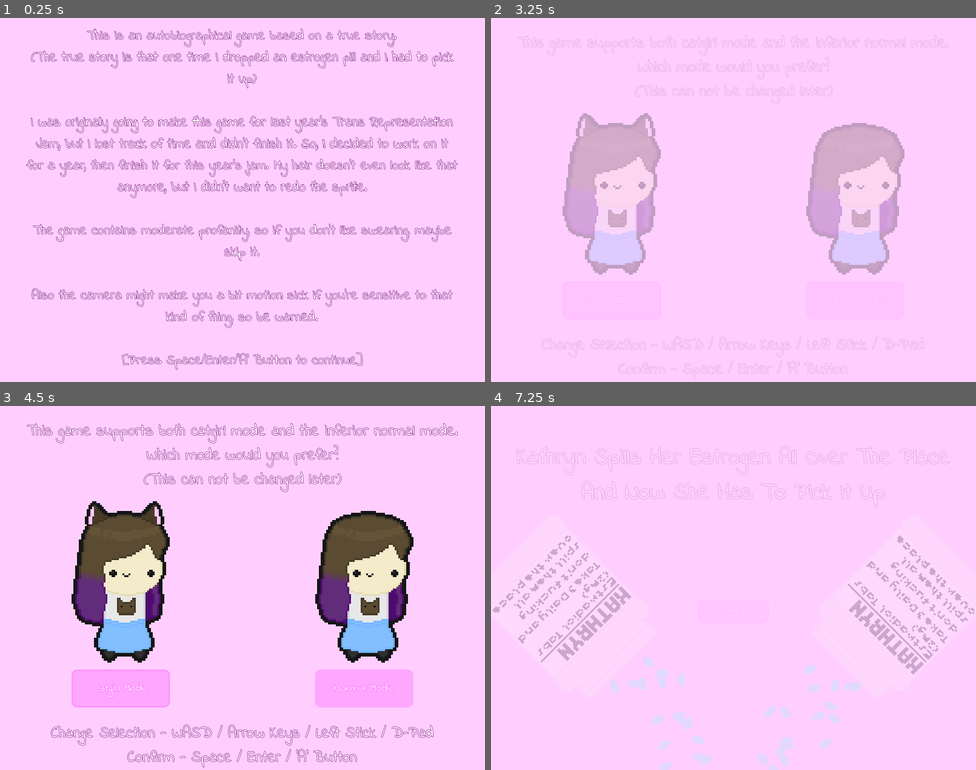
Above: before the commit, frames 1-4 (two rows, left to right).
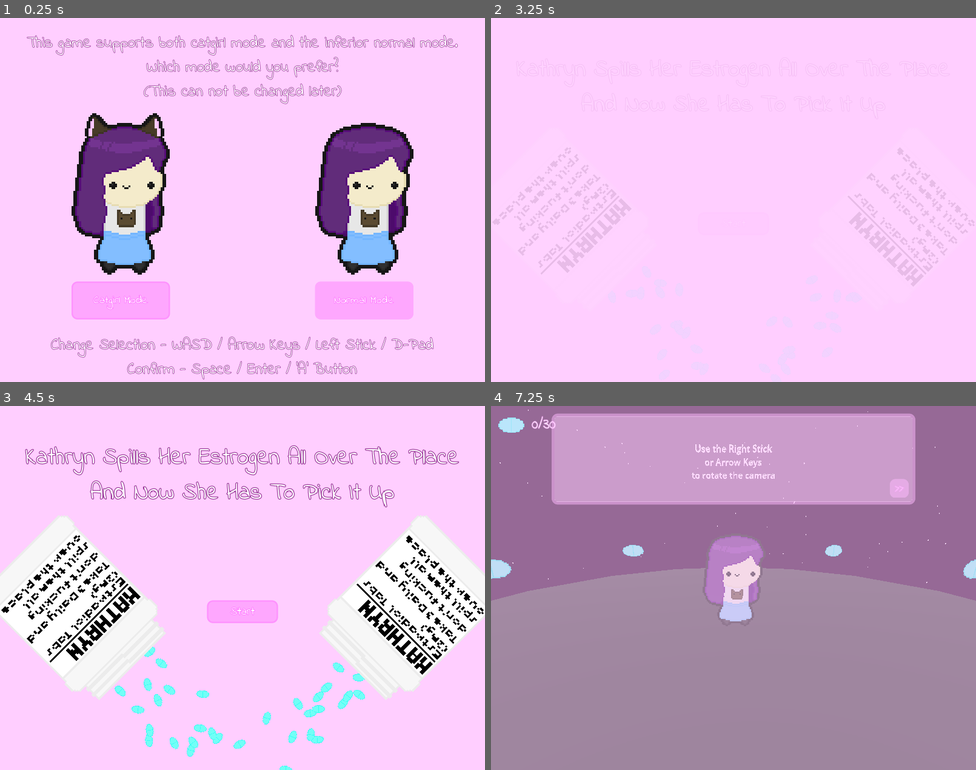
Above: after the commit, the same moments.

Repository: KittyMcTophat/Kathryn-Spills-Her-Estrogen
Game: Godot game, scene res://UI/catgirl_mode_select.tscn
The game is run twice, just before and just after one commit, with the same random seed, the same clock (stepped at 60 frames per second) and the same inputs. Before the commit the project starts from res://UI/disclaimer.tscn.
Inputs (mouse positions are in pixels of both pictures, inside the frame that each line leads up to):
- Up to frame 1 (0.25 s): no input
- Up to frame 2 (3.25 s): click (854, 301) at 0.5 s, where only the run after the commit has a clickable "Normal Mode"; click (854, 301) at 1.25 s, where only the run after the commit has a clickable "Normal Mode"; click (612, 301) at 2 s, where only the run after the commit has a clickable "Catgirl Mode"; tap Enter at 2.75 s; hold D (move_right) from 2.78 s (still down); hold Space (jump) from 2.78 s (still down); tap E (interact) at 2.85 s
- Up to frame 3 (4.5 s): release D (move_right) at 3.5 s; release Space (jump) at 3.5 s; click (242, 613) at 3.5 s, where only the run after the commit has a clickable "Start"; click (242, 613) at 4.25 s, where only the run after the commit has a clickable "Start"
- Up to frame 4 (7.25 s): click "Normal Mode" (after the commit: "Start") at 5 s; click "Normal Mode" (after the commit: "Start") at 5.75 s; hold S (move_down) from 6.53 s (still down); tap Space (jump) at 6.6, 6.77, 7.07 s; tap E (interact) at 6.8 s

The runs differ from the first frame. In frame 1, 28% of the frame differs, in the area x 5-95%, y 2-100%; in frame 2, 11%; in frame 3, 37%; in frame 4, 99%, in the area x 0-100%, y 0-100%.

Commit message:
Dear god, I did a lot of shit here

Diff:
--- a/Characters/Actor.gd
+++ b/Characters/Actor.gd
@@ -12,12 +12,17 @@
 
 var gravity_scale : float = 1.0;
 var gravity : Vector3 = Vector3.ZERO;
+
+var _cached_velocity : Vector3 = Vector3.ZERO;
 var local_velocity : Vector3 = Vector3.ZERO:
 	set(value):
 		velocity = global_transform.basis * value;
+		_cached_velocity = velocity;
 		local_velocity = value;
 	get:
-		local_velocity = global_transform.basis.transposed() * velocity;
+		if _cached_velocity != velocity:
+			_cached_velocity = velocity;
+			local_velocity = global_transform.basis.transposed() * velocity;
 		return local_velocity;
 
 func _physics_process(delta : float):
--- a/Levels/Level0.tscn
+++ b/Levels/Level0.tscn
@@ -1,17 +1,18 @@
-[gd_scene load_steps=37 format=3 uid="uid://dbl631ri3d5bb"]
-
+[gd_scene load_steps=51 format=3 uid="uid://dbl631ri3d5bb"]
+
+[ext_resource type="Script" path="res://Levels/LevelController.gd" id="1_707yu"]
 [ext_resource type="Script" path="res://UI/Textbox/Dialogue.gd" id="1_why4g"]
 [ext_resource type="PackedScene" uid="uid://cc868qqaqlf4w" path="res://Characters/Kathryn/kathryn.tscn" id="2_p423e"]
+[ext_resource type="Script" path="res://Objects/Misc/DialogueStarter.gd" id="2_y7eg0"]
 [ext_resource type="Script" path="res://Objects/Misc/KillPlane.gd" id="3_gpt1a"]
 [ext_resource type="PackedScene" uid="uid://4cnl51ssv2ru" path="res://Objects/Estrogen/estrogen.tscn" id="4_o1ltq"]
 [ext_resource type="Script" path="res://Characters/PointAtCamera.gd" id="5_ilxiv"]
-
-[sub_resource type="GDScript" id="GDScript_srx46"]
-script/source = "extends Node3D
-
-func _ready():
-	Global.ui_control.show();
-"
+[ext_resource type="Script" path="res://Objects/Interactable/InteractionArea.gd" id="8_1cbdd"]
+[ext_resource type="Script" path="res://Objects/Estrogen/EstrogenTracker.gd" id="8_aornh"]
+[ext_resource type="Texture2D" uid="uid://de5vf4in3bgcj" path="res://Objects/Misc/Sign.png" id="8_hgnu0"]
+[ext_resource type="Texture2D" uid="uid://btsavxgwpf24j" path="res://Objects/Misc/Exclamation Mark.png" id="8_mlxx5"]
+[ext_resource type="Script" path="res://Objects/Misc/SceneLoader.gd" id="9_ituuc"]
+[ext_resource type="AudioStream" uid="uid://dbvk450jdn6g6" path="res://Objects/Misc/Sign Explode.wav" id="11_a21pi"]
 
 [sub_resource type="ProceduralSkyMaterial" id="ProceduralSkyMaterial_83jgh"]
 sky_horizon_color = Color(0.64625, 0.655657, 0.670833, 1)
@@ -46,20 +47,6 @@
 
 [sub_resource type="SphereShape3D" id="SphereShape3D_ctdqj"]
 radius = 6.0
-
-[sub_resource type="GDScript" id="GDScript_rmjpr"]
-script/source = "extends Node
-
-@export var dialogue : Dialogue = null;
-
-static var showed_dialogue : bool = false;
-
-func _process(_delta):
-	if !showed_dialogue:
-		Global.textbox.start_dialogue(dialogue);
-		showed_dialogue = true;
-	queue_free();
-"
 
 [sub_resource type="Resource" id="Resource_fw658"]
 script = ExtResource("1_why4g")
@@ -195,39 +182,76 @@
 [sub_resource type="StandardMaterial3D" id="StandardMaterial3D_e0pud"]
 albedo_color = Color(1, 1, 0.619608, 1)
 
+[sub_resource type="TextMesh" id="TextMesh_rb4cq"]
+text = "Use E or the X Button
+Near things you want to
+Interact with"
+
+[sub_resource type="QuadMesh" id="QuadMesh_mbb60"]
+size = Vector2(0.32, 0.32)
+
+[sub_resource type="StandardMaterial3D" id="StandardMaterial3D_sqix3"]
+transparency = 2
+alpha_scissor_threshold = 0.5
+alpha_antialiasing_mode = 0
+albedo_texture = ExtResource("8_mlxx5")
+texture_filter = 0
+billboard_mode = 2
+
+[sub_resource type="QuadMesh" id="QuadMesh_lycgc"]
+size = Vector2(0.5, 0.5)
+
+[sub_resource type="StandardMaterial3D" id="StandardMaterial3D_4phsm"]
+transparency = 2
+alpha_scissor_threshold = 0.5
+alpha_antialiasing_mode = 0
+albedo_texture = ExtResource("8_hgnu0")
+texture_filter = 0
+billboard_mode = 2
+
+[sub_resource type="SphereShape3D" id="SphereShape3D_gecje"]
+radius = 0.75
+
+[sub_resource type="Resource" id="Resource_atlit"]
+script = ExtResource("1_why4g")
+text_sequence = Array[String](["Sign:
+WARNING!", "Sign:
+Due to inflation, this planet has had to reduce the radius of its gravity to maintain profitablility.", "Sign:
+You'll probably just fall right off if you jump.", "Kathryn:
+That's...", "Kathryn:
+That's not how inflation works...", "Kathryn:
+Or gravity...", "Sign:
+This sign will now self destruct.", "Kathryn:
+Why?", "Sign:
+...", "Sign:
+Fuck you."])
+
+[sub_resource type="StandardMaterial3D" id="StandardMaterial3D_u2rrd"]
+albedo_color = Color(0, 0, 0, 1)
+
+[sub_resource type="SphereMesh" id="SphereMesh_rhr83"]
+material = SubResource("StandardMaterial3D_u2rrd")
+radius = 0.1
+height = 0.2
+radial_segments = 8
+rings = 8
+
+[sub_resource type="Curve" id="Curve_x5uhj"]
+_data = [Vector2(0, 1), 0.0, 0.0361469, 0, 0, Vector2(1, 0), -2.42667, 0.0, 0, 0]
+point_count = 2
+
 [sub_resource type="SphereShape3D" id="SphereShape3D_jquql"]
 radius = 3.0
-
-[sub_resource type="TextMesh" id="TextMesh_rb4cq"]
-text = "Use E or the X Button
-To interact when you see
-an exclamation mark"
-
-[sub_resource type="GDScript" id="GDScript_8avll"]
-script/source = "extends Node
-
-@export_file(\"*.tscn\") var next_scene : String = \"\";
-@export var dialogue : Dialogue = null;
-
-func _ready():
-	Global.estrogen_counter.estrogen_changed.connect(_estrogen_count_changed);
-
-func _estrogen_count_changed(value : int):
-	if Global.estrogen_counter.max_estrogen == value:
-		Global.textbox.start_dialogue(dialogue);
-		await Global.textbox.dialogue_finished;
-		Global.fade_to_scene_path(next_scene);
-"
 
 [sub_resource type="Resource" id="Resource_nfd6b"]
 script = ExtResource("1_why4g")
 text_sequence = Array[String](["Kathryn:
 That looks like all the estrogen here...", "Kathryn:
 But I definitely had more than 30 pills with me.", "Kathryn:
-I guess I'll go look in another nearby part of space...", "IF YOU SEE THIS DIALOGUE, I'M A DUMBASS WHO FORGOT TO REMOVE IT AND ADD MORE LEVELS"])
+I guess I'll go look in another nearby part of space...", "THIS IS THE ONLY LEVEL SO FAR, HOPE I ADD MORE LATER"])
 
 [node name="Level0" type="Node3D"]
-script = SubResource("GDScript_srx46")
+script = ExtResource("1_707yu")
 
 [node name="Environment" type="Node" parent="."]
 
@@ -295,7 +319,8 @@
 transform = Transform3D(1, 0, 1.49012e-08, 0, 1, 0, 1.49012e-08, -8.9407e-08, 1, 0, 0, 0)
 
 [node name="StartingDialogue" type="Node" parent="."]
-script = SubResource("GDScript_rmjpr")
+script = ExtResource("2_y7eg0")
+on_ready = true
 dialogue = SubResource("Resource_fw658")
 
 [node name="KillPlanes" type="Node" parent="."]
@@ -542,7 +567,7 @@
 [node name="CSGTorus3D" type="CSGTorus3D" parent="EndPlanet/CSGSphere3D"]
 transform = Transform3D(0.965926, 0.0647048, 0, -0.258819, 0.241481, 0, 0, 0, 1, 0, 0.5, 0)
 inner_radius = 3.4
-outer_radius = 4.75
+outer_radius = 5.0
 sides = 16
 ring_sides = 5
 smooth_faces = false
@@ -562,6 +587,61 @@
 
 [node name="Estrogen" parent="EndPlanet/CSGSphere3D" instance=ExtResource("4_o1ltq")]
 transform = Transform3D(-0.707107, -0.707107, 0, 0.707107, -0.707107, 0, 0, 0, 1, -2.121, -2.121, 0)
+
+[node name="Sign" type="Node3D" parent="EndPlanet/CSGSphere3D"]
+transform = Transform3D(1, 0, 0, 0, 0.999998, 0, 0, 0, 1, 3.8637, -0.535276, -1)
+
+[node name="TutorialText4" type="MeshInstance3D" parent="EndPlanet/CSGSphere3D/Sign"]
+transform = Transform3D(1, 0, 0, 0, 1, 0, 0, 0, 1, 0, 1.5, 0)
+mesh = SubResource("TextMesh_rb4cq")
+skeleton = NodePath("../../../..")
+surface_material_override/0 = SubResource("StandardMaterial3D_uvqfq")
+script = ExtResource("5_ilxiv")
+
+[node name="InteractableIndicator" type="MeshInstance3D" parent="EndPlanet/CSGSphere3D/Sign"]
+transform = Transform3D(1, 0, 0, 0, 1, 0, 0, 0, 1, 0, 1, 0)
+mesh = SubResource("QuadMesh_mbb60")
+surface_material_override/0 = SubResource("StandardMaterial3D_sqix3")
+
+[node name="Sign" type="MeshInstance3D" parent="EndPlanet/CSGSphere3D/Sign"]
+transform = Transform3D(1, 0, 0, 0, 1, 0, 0, 0, 1, 0, 0.41, 0)
+mesh = SubResource("QuadMesh_lycgc")
+surface_material_override/0 = SubResource("StandardMaterial3D_4phsm")
+
+[node name="InteractionArea" type="Area3D" parent="EndPlanet/CSGSphere3D/Sign" node_paths=PackedStringArray("interactable_indicator")]
+transform = Transform3D(1, 0, 0, 0, 1, 0, 0, 0, 1, 0, 0.25, 0)
+collision_layer = 0
+collision_mask = 2
+script = ExtResource("8_1cbdd")
+interactable_indicator = NodePath("../InteractableIndicator")
+
+[node name="CollisionShape3D" type="CollisionShape3D" parent="EndPlanet/CSGSphere3D/Sign/InteractionArea"]
+shape = SubResource("SphereShape3D_gecje")
+
+[node name="DialogueStarter" type="Node" parent="EndPlanet/CSGSphere3D/Sign"]
+script = ExtResource("2_y7eg0")
+dialogue = SubResource("Resource_atlit")
+
+[node name="SignDeathEffects" type="Node3D" parent="EndPlanet/CSGSphere3D"]
+transform = Transform3D(1, 0, 0, 0, 1, 0, 0, 0, 1, 3.864, -0.25, -1)
+
+[node name="CPUParticles3D" type="CPUParticles3D" parent="EndPlanet/CSGSphere3D/SignDeathEffects"]
+emitting = false
+amount = 32
+one_shot = true
+explosiveness = 1.0
+lifetime_randomness = 0.25
+mesh = SubResource("SphereMesh_rhr83")
+spread = 180.0
+gravity = Vector3(0, 0, 0)
+initial_velocity_min = 2.0
+initial_velocity_max = 2.5
+damping_min = 1.0
+damping_max = 1.0
+scale_amount_curve = SubResource("Curve_x5uhj")
+
+[node name="DeathSound" type="AudioStreamPlayer" parent="EndPlanet/CSGSphere3D/SignDeathEffects"]
+stream = ExtResource("11_a21pi")
 
 [node name="GravityArea" type="Area3D" parent="EndPlanet"]
 collision_layer = 0
@@ -574,28 +654,20 @@
 [node name="CollisionShape3D" type="CollisionShape3D" parent="EndPlanet/GravityArea"]
 shape = SubResource("SphereShape3D_jquql")
 
-[node name="TutorialText4" type="MeshInstance3D" parent="EndPlanet"]
-transform = Transform3D(1, 0, 0, 0, 1, 0, 0, 0, 1, 0, 3.5, 0)
-mesh = SubResource("TextMesh_rb4cq")
-skeleton = NodePath("../..")
-surface_material_override/0 = SubResource("StandardMaterial3D_uvqfq")
-script = ExtResource("5_ilxiv")
-
-[node name="SignDialogue" type="Node" parent="EndPlanet"]
-editor_description = "WARNING: Due to inflation, this planet has had to reduce the radius of its gravity to maintain profitablility.
-
-You'll probably just fall right off if you jump.
-
-
-Kathryn: That's...
-
-
-Kathryn: That's not how inflation works...
-
-
-Kathryn: Or gravity..."
-
 [node name="EndDialogue" type="Node" parent="."]
-script = SubResource("GDScript_8avll")
+script = ExtResource("2_y7eg0")
+dialogue = SubResource("Resource_nfd6b")
+
+[node name="EstrogenTracker" type="Node" parent="EndDialogue"]
+script = ExtResource("8_aornh")
+
+[node name="SceneLoader" type="Node" parent="EndDialogue"]
+script = ExtResource("9_ituuc")
 next_scene = "res://UI/win_screen.tscn"
-dialogue = SubResource("Resource_nfd6b")
+
+[connection signal="interacted" from="EndPlanet/CSGSphere3D/Sign/InteractionArea" to="EndPlanet/CSGSphere3D/Sign/DialogueStarter" method="start_dialogue"]
+[connection signal="dialogue_finished" from="EndPlanet/CSGSphere3D/Sign/DialogueStarter" to="EndPlanet/CSGSphere3D/Sign" method="queue_free"]
+[connection signal="dialogue_finished" from="EndPlanet/CSGSphere3D/Sign/DialogueStarter" to="EndPlanet/CSGSphere3D/SignDeathEffects/CPUParticles3D" method="set_emitting" binds= [true]]
+[connection signal="dialogue_finished" from="EndPlanet/CSGSphere3D/Sign/DialogueStarter" to="EndPlanet/CSGSphere3D/SignDeathEffects/DeathSound" method="play" binds= [0.0]]
+[connection signal="dialogue_finished" from="EndDialogue" to="EndDialogue/SceneLoader" method="change_scene"]
+[connection signal="max_estrogen_collected" from="EndDialogue/EstrogenTracker" to="EndDialogue" method="start_dialogue"]
--- /dev/null
+++ b/Levels/LevelController.gd
@@ -0,0 +1,17 @@
+extends Node
+class_name LevelController
+
+@export var show_ui : bool = true;
+@export var set_gravity : bool = true;
+@export var global_gravity : Vector3 = Vector3.DOWN * 9.8;
+
+func _ready():
+	Global.ui_control.visible = show_ui;
+
+	if set_gravity:
+		var tmp_node3d : Node3D = Node3D.new()
+		add_child(tmp_node3d);
+		await get_tree().physics_frame;
+		PhysicsServer3D.area_set_param(tmp_node3d.get_world_3d().space, PhysicsServer3D.AREA_PARAM_GRAVITY_VECTOR, global_gravity.normalized());
+		PhysicsServer3D.area_set_param(tmp_node3d.get_world_3d().space, PhysicsServer3D.AREA_PARAM_GRAVITY, global_gravity.length());
+		tmp_node3d.queue_free();
--- /dev/null
+++ b/Objects/Estrogen/EstrogenTracker.gd
@@ -0,0 +1,16 @@
+extends Node
+class_name EstrogenTracker
+
+@export var target_estrogen : int = 0;
+
+signal target_estrogen_reached();
+signal max_estrogen_collected();
+
+func _ready():
+	Global.estrogen_counter.estrogen_changed.connect(_estrogen_count_changed);
+
+func _estrogen_count_changed(value : int):
+	if Global.estrogen_counter.max_estrogen == value:
+		max_estrogen_collected.emit();
+	if Global.estrogen_counter.current_estrogen == target_estrogen:
+		target_estrogen_reached.emit();
--- /dev/null
+++ b/Objects/Interactable/InteractionArea.gd
@@ -0,0 +1,33 @@
+extends Area3D
+class_name InteractionArea
+
+signal interacted();
+
+@export var interactable_indicator : Node3D = null;
+
+func _ready():
+	var update_visibility : Callable = func():
+		set_indicator_visibility(is_interactable());
+
+	update_visibility.call();
+	body_entered.connect(update_visibility.unbind(1));
+	body_exited.connect(update_visibility.unbind(1));
+
+func set_indicator_visibility(value : bool) -> void:
+	if interactable_indicator == null:
+		print("Visibility unchanged, no indicator was given.");
+		return;
+	if !is_instance_valid(interactable_indicator):
+		print("Visibility unchanged, indicator was invalid.");
+		return;
+	interactable_indicator.visible = value;
+
+func _process(delta):
+	if Input.is_action_just_pressed("interact") && is_interactable():
+		interacted.emit();
+
+func is_interactable() -> bool:
+	for body in get_overlapping_bodies():
+		if body is Kathryn:
+			return true;
+	return false;
--- /dev/null
+++ b/Objects/Misc/DialogueStarter.gd
@@ -0,0 +1,26 @@
+extends Node
+class_name DialogueStarter
+
+signal dialogue_started();
+signal dialogue_finished();
+
+@export var on_ready : bool = false;
+@export var only_on_first_load : bool = true;
+@export var dialogue : Dialogue = null;
+
+static var shown_dialogue : Dictionary = {};
+
+func _ready():
+	if on_ready:
+		if only_on_first_load:
+			if shown_dialogue.has(dialogue.resource_path):
+				return;
+		await get_tree().physics_frame;
+		start_dialogue();
+
+func start_dialogue():
+	Global.textbox.start_dialogue(dialogue);
+	dialogue_started.emit();
+	shown_dialogue[dialogue.resource_path] = null;
+	await Global.textbox.dialogue_finished;
+	dialogue_finished.emit();
--- /dev/null
+++ b/Objects/Misc/SceneLoader.gd
@@ -0,0 +1,10 @@
+extends Node
+class_name SceneLoader
+
+@export var fade_color : Color = Color("#ffceff");
+@export var fade_time : float = 0.75;
+
+@export_file("*.tscn") var next_scene : String = "";
+
+func change_scene():
+	Global.fade_to_scene(load(next_scene), fade_color, fade_time);
--- a/UI/catgirl_mode_select.tscn
+++ b/UI/catgirl_mode_select.tscn
@@ -1,14 +1,8 @@
 [gd_scene load_steps=7 format=3 uid="uid://bgiob4utycwfl"]
 
+[ext_resource type="Script" path="res://Levels/LevelController.gd" id="1_v4yab"]
 [ext_resource type="Texture2D" uid="uid://dnewahpmbbp6r" path="res://Characters/Kathryn/Kathryn.png" id="2_d46i0"]
 [ext_resource type="PackedScene" uid="uid://batba6ymaw1ng" path="res://UI/title_screen.tscn" id="3_hj573"]
-
-[sub_resource type="GDScript" id="GDScript_wf134"]
-script/source = "extends Control
-
-func _ready():
-	Global.ui_control.hide();
-"
 
 [sub_resource type="AtlasTexture" id="AtlasTexture_4jc8t"]
 atlas = ExtResource("2_d46i0")
@@ -36,7 +30,9 @@
 anchor_bottom = 1.0
 grow_horizontal = 2
 grow_vertical = 2
-script = SubResource("GDScript_wf134")
+script = ExtResource("1_v4yab")
+show_ui = false
+set_gravity = false
 
 [node name="ColorRect" type="ColorRect" parent="."]
 layout_mode = 1
--- a/UI/disclaimer.tscn
+++ b/UI/disclaimer.tscn
@@ -47,9 +47,9 @@
 text = "This is an autobiographical game based on a true story.
 (The true story is that one time I dropped an estrogen pill and I had to pick it up)
 
-I was originally going to make this game for last year's Trans Representation Jam, but I lost track of time and didn't finish it. So, I decided to work on it for a year, then finish it for this year's jam. My hair doesn't even look like that anymore, but I didn't want to redo the sprite.
+I was originally going to make this game for last year's Trans Representation Jam, but I lost track of time and didn't finish it. So, I decided to work on it for a year, then finish it for this year's jam.
 
-The game contains moderate profanity, so if you don't like swearing, maybe skip it.
+The game contains a fair amount of profanity, so if you don't like swearing, maybe skip it.
 
 Also the camera might make you a bit motion sick if you're sensitive to that kind of thing, so be warned.
 
--- a/UI/title_screen.tscn
+++ b/UI/title_screen.tscn
@@ -1,14 +1,8 @@
 [gd_scene load_steps=6 format=3 uid="uid://batba6ymaw1ng"]
 
+[ext_resource type="Script" path="res://Levels/LevelController.gd" id="1_u8ryc"]
 [ext_resource type="Texture2D" uid="uid://c3qehkdujeyy8" path="res://Objects/Misc/Title Screen Pill Bottle.png" id="3_m408l"]
 [ext_resource type="Texture2D" uid="uid://xmin1uy81w4" path="res://Objects/Estrogen/Estrogen.png" id="4_nf6i0"]
-
-[sub_resource type="GDScript" id="GDScript_63s74"]
-script/source = "extends Node
-
-func _ready():
-	Global.ui_control.hide();
-"
 
 [sub_resource type="GDScript" id="GDScript_xendh"]
 script/source = "extends Button
@@ -24,7 +18,9 @@
 point_count = 3
 
 [node name="Title Screen" type="Node"]
-script = SubResource("GDScript_63s74")
+script = ExtResource("1_u8ryc")
+show_ui = false
+set_gravity = false
 
 [node name="CanvasLayer" type="CanvasLayer" parent="."]
 layer = -1
--- a/project.godot
+++ b/project.godot
@@ -11,7 +11,7 @@
 [application]
 
 config/name="Kathryn Spills Her Estrogen All Over The Place And Now She Has To Pick It Up"
-run/main_scene="res://UI/disclaimer.tscn"
+run/main_scene="res://UI/catgirl_mode_select.tscn"
 config/features=PackedStringArray("4.1", "GL Compatibility")
 boot_splash/bg_color=Color(1, 0.807843, 1, 1)
 config/icon="res://Icon.png"
Binary file changed: Characters/Kathryn/Kathryn.ase
Binary file changed: Characters/Kathryn/Kathryn.png
Binary file changed: Icon.ase
Binary file changed: Icon.ico
Binary file changed: Icon.png
Binary file added: Objects/Misc/Exclamation Mark.png
Not shown, added: Objects/Misc/Exclamation Mark.png.import
Not shown, added: Objects/Misc/Sign Explode.wav.import
Binary file added: Objects/Misc/Sign.png
Not shown, added: Objects/Misc/Sign.png.import
Not shown, added: Objects/Misc/Sign Explode.wav
